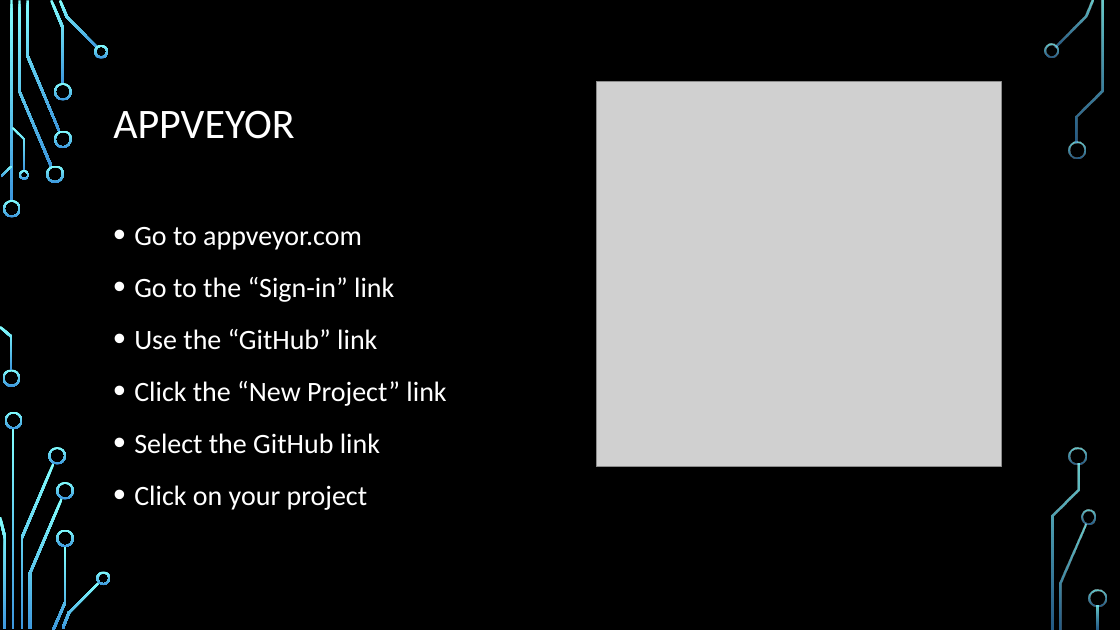
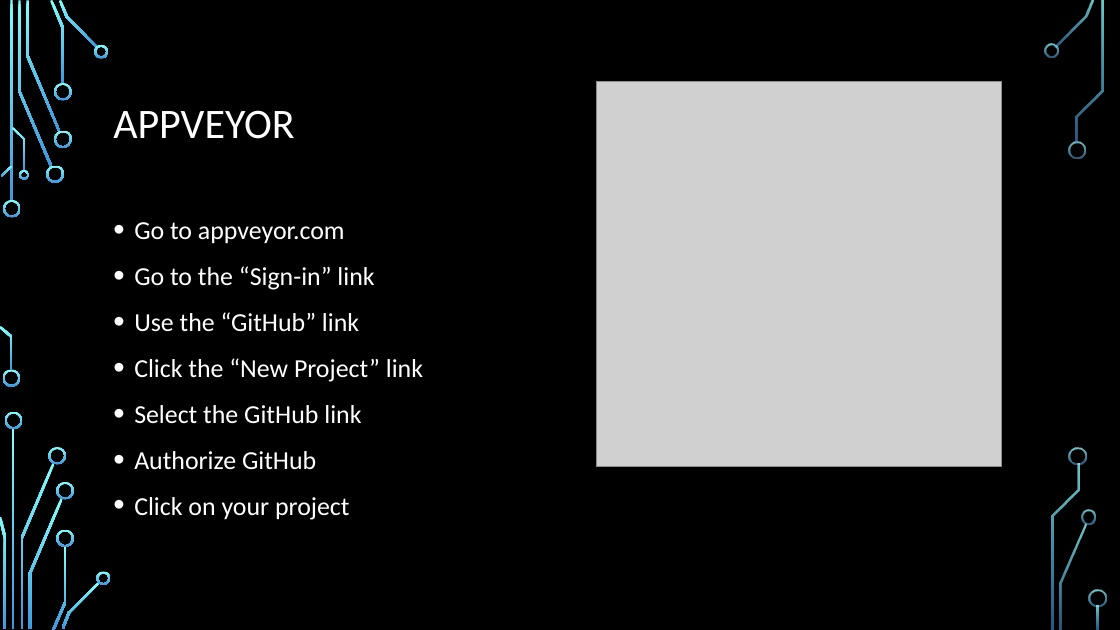
Before and after one commit to CedricAgoda/opensource-ci, a slide deck: slide 11 of Presentation/Full Open-Source CI.pptx. Drawn at 1120x630 pixels with LibreOffice and Linux fonts; fonts in the diff are those of the drawing; grey boxes stand for pictures; background and template pictures are left out. Boxes give left, top, right and bottom in pixels: in the first picture for what was removed or moved away, otherwise in the second. Text is boxed around its words. In the diff, an @@ line names an element or a change of style, - is before the commit and + after.

```diff
--- a/Presentation/Full Open-Source CI.pptx
+++ b/Presentation/Full Open-Source CI.pptx
@@ text at [134, 222, 423, 520]: size 24 to 22.2 pt in "Go to appveyor.com", "Go to the “Sign-in” link", "Use the “GitHub” link", "Click the “New Project” link" and 2 more places; line spacing 1.2 to 1.1 @@
@@ text at [134, 451, 316, 470]: paragraph added @@
+• Authorize GitHub
```
Also in this commit, not shown: 3 other files.
